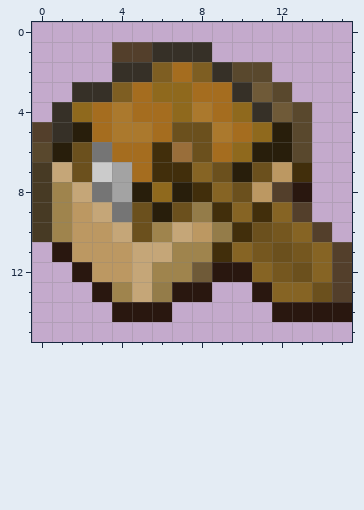
Edited in one commit: pixel-art sprite (IMG/Itens/new/Transportes/oak_chest_boat.png). The picture above was drawn from the file before the commit.
The file is 48x48 pixels, drawn in blocks of 3x3; one block is one cell here. Colours within 5 levels of each other are drawn and written as one.
And afterwards:
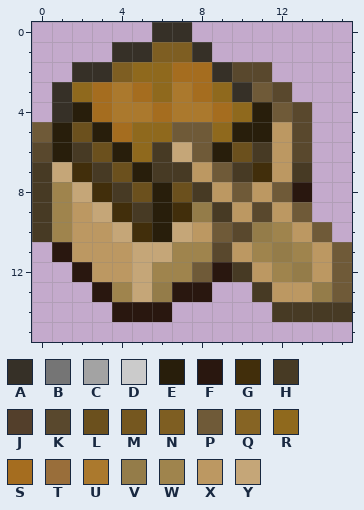
Palette (. is transparent): A #363027  B #757575  C #a3a3a3  D #cbcbcb  E #281e0b  F #29170f  G #412e0b  H #473a24  J #533f2b  K #59482d  L #6b501d  M #75571f  N #7e5e22  P #6f5a38  Q #866424  R #8f691d  S #a56d1f  T #996e3a  U #ab792d  V #947c49  W #9f844d  X #bc9862  Y #c5a678
Change:
Changed rows in their new state; - is an unchanged pixel.
first column x 0:
 0 ------AA--------
 1 ----AANN--------
 2 --AANRR-S-------
 3 -ARSU--U-R------
 4 --E--U-U---E----
 5 PELESRRPPREEX---
 6 --HLERHYPELHX---
 7 --GHLEHHXPHG-H--
 8 ---GHLELHXP-P---
 9 ----GH-G-HXKXP--
10 -----GE--PKVWXP-
11 ---------KXWVWXP
12 ----------HXWVXP
13 -----------HXXVP
14 ------------HHHH
